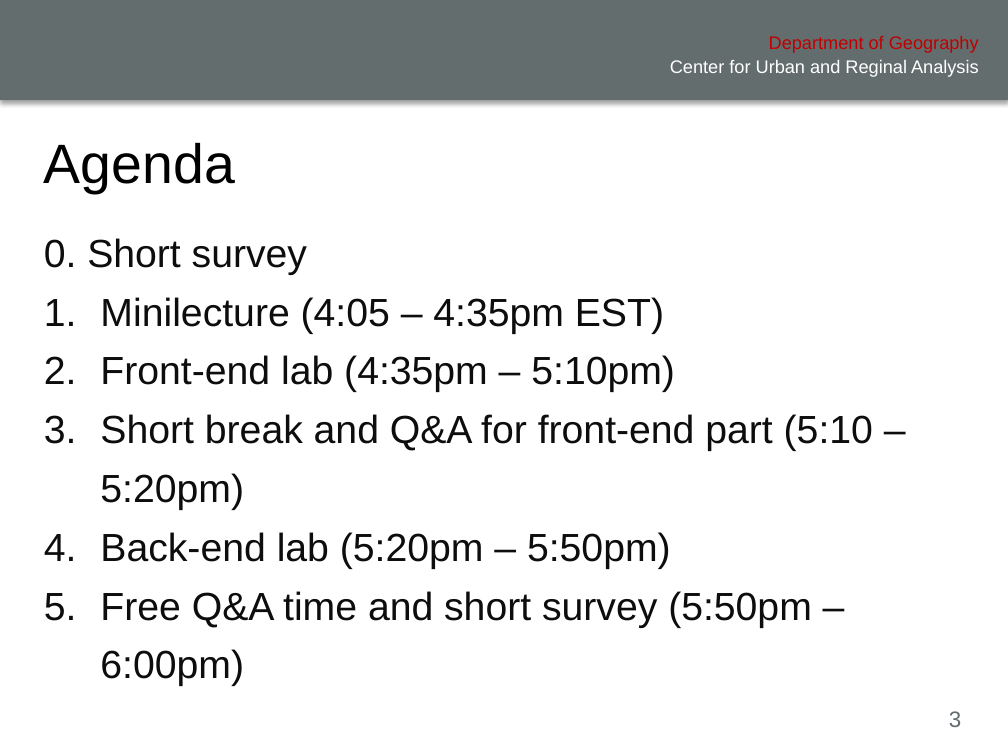
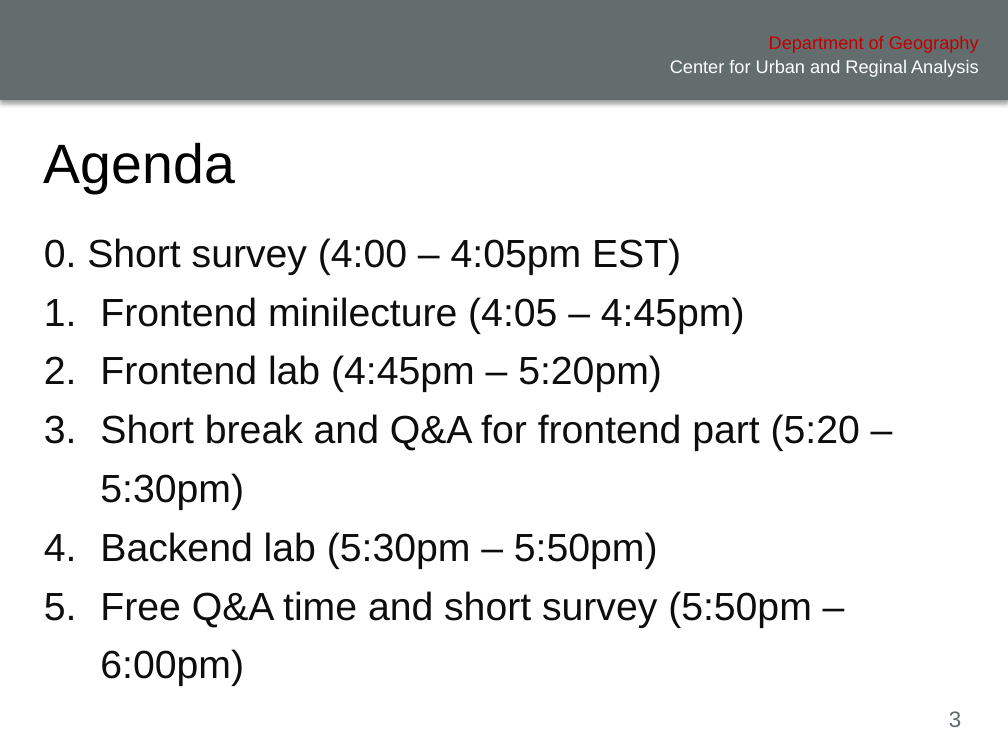
Before and after one commit to xiaohuiliugis/UCGIS-Fullstack-Geovisualization-Workshop, a slide deck: slide 3 of doc/presentation.pptx. Drawn at 1008x756 pixels with LibreOffice and Linux fonts; fonts in the diff are those of the drawing; background and template pictures are left out. Boxes give left, top, right and bottom in pixels: in the first picture for what was removed or moved away, otherwise in the second. Text is boxed around its words. In the diff, an @@ line names an element or a change of style, - is before the commit and + after.

```diff
--- a/doc/presentation.pptx
+++ b/doc/presentation.pptx
@@ text at box(44, 238, 860, 569): text changed @@
-0. Short survey
-1. Minilecture (4:05 – 4:35pm EST)
-2. Front-end lab (4:35pm – 5:10pm)
-3. Short break and Q&A for front-end part (5:10 – 5:20pm)
-4. Back-end lab (5:20pm – 5:50pm)
+0. Short survey (4:00 – 4:05pm EST)
+1. Frontend minilecture (4:05 – 4:45pm)
+2. Frontend lab (4:45pm – 5:20pm)
+3. Short break and Q&A for frontend part (5:20 – 5:30pm)
+4. Backend lab (5:30pm – 5:50pm)
```
Also in this commit, not shown: 12 other slides changed, 1 other file.
